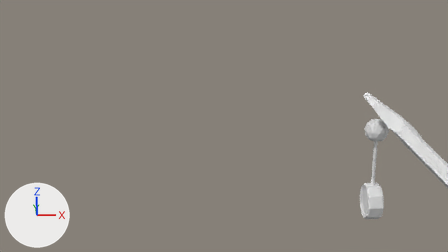
Before and after pictures for a commit that changed the Blender file max-is-hand/max-is-hand.blend.
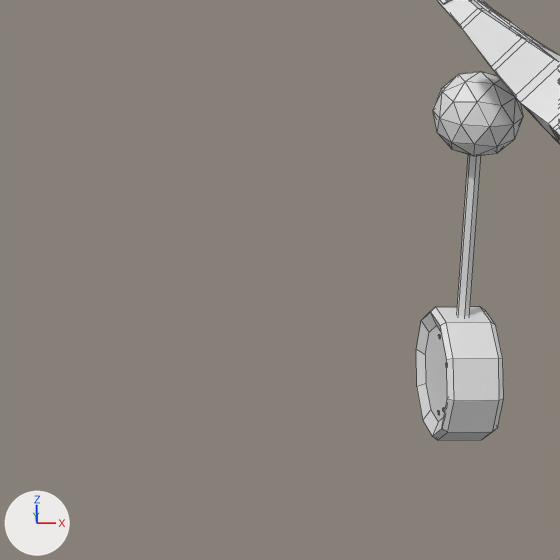
There are two pictures of each version: one from the file's camera 'Camera', one close up on the part from 55% to 89% of the width and 39% to 100% of the height. Arrows for +X, +Y and +Z are at lower left; the lights stay in place. The close-ups show mesh edges as thin lines.

Objects in the first close-up: 'han', 'lever'.
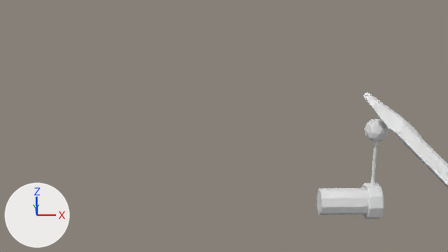
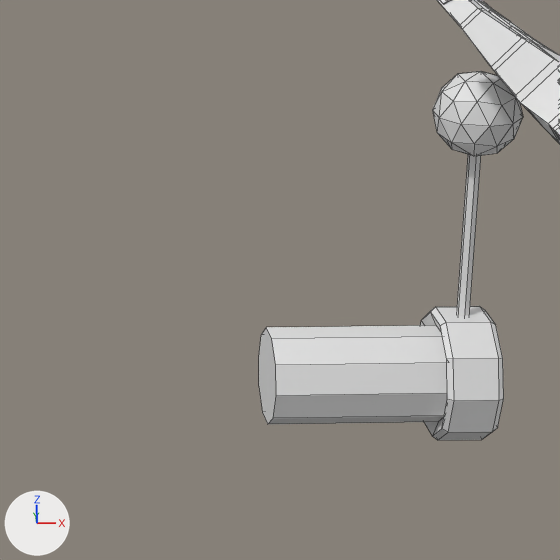
Boxes [x1, y1, x2, y2] around the edits, measured in the close-ups (560 x 560 px):
'lever', reshaped (145% wider): before [416, 71, 523, 440]; after [259, 71, 523, 440]
part 1 of me_cylinder, built on: before [425, 325, 447, 422]; after [259, 325, 447, 424]

Patch to the scene script:
```diff
--- a/max-is-hand/max-is-hand.blend.py
+++ b/max-is-hand/max-is-hand.blend.py
@@ me_cylinder @@
 # used by ob_lever; location = (2.09, 1.25, -4.06); rotation_euler = (0.00256, 0.0, 0.0), in degrees (0.1, 0, 0)
-me_cylinder.from_pydata(...)  # 210 vertices, 204 faces; spans x -0.56..0.56, y -0.91..0.91, z -0.87..4.3
+me_cylinder.from_pydata(...)  # 220 vertices, 214 faces; spans x -2.64..0.56, y -0.91..0.91, z -0.87..4.3
+# me_cylinder part 1
+# 1 face is deleted
+# 10 new vertices lie (-2.34, 0.0, 0.0) away from vertices in x -0.3, y -0.66..0.66, z -0.63..0.63
+# 11 new faces join them
 me_cylinder.materials.append(mat_material_007)
```
